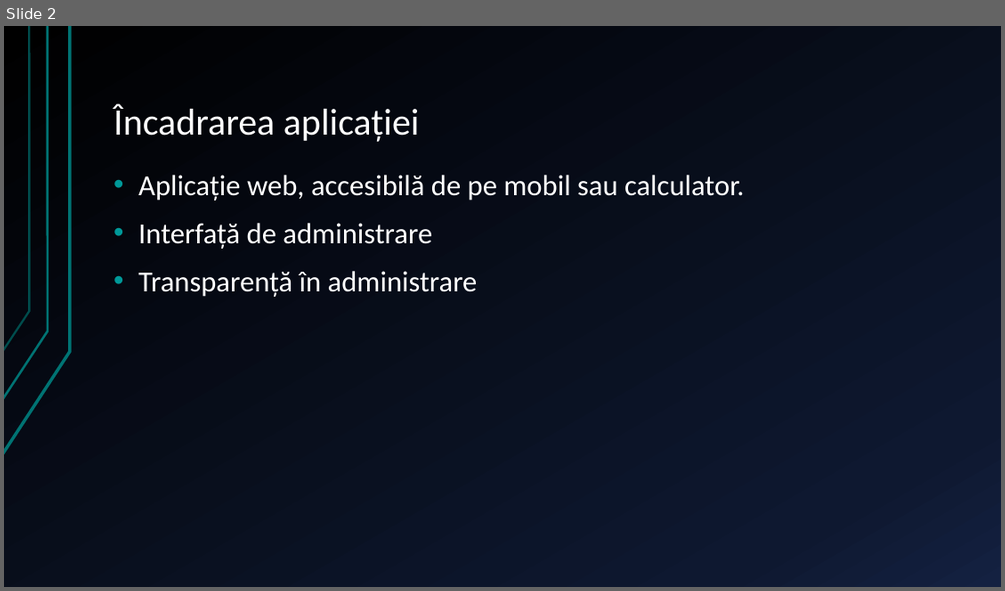
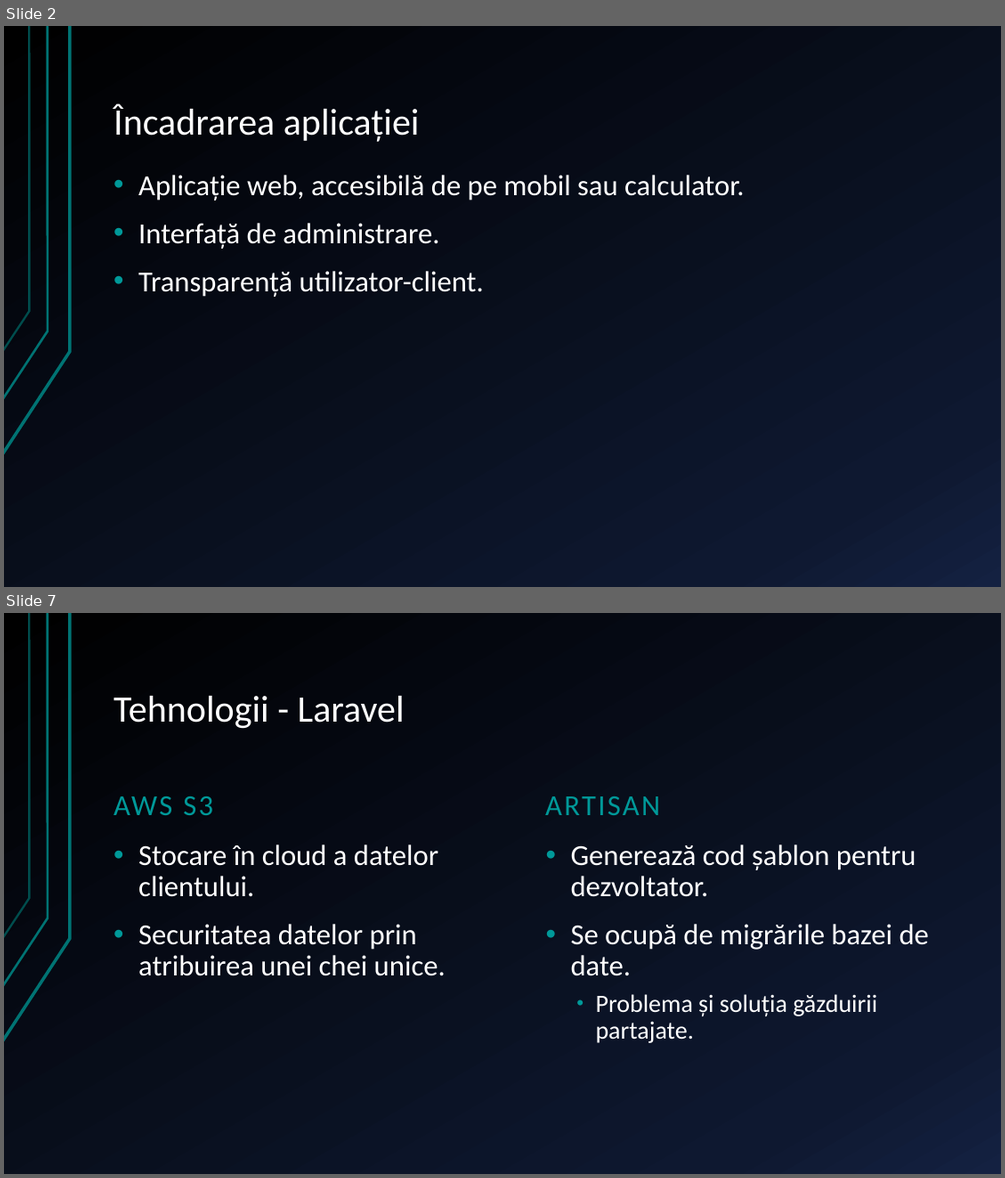
Before and after one commit to xiodine32/licenta_unibuc, a slide deck: prezentare.pptx. Shown one above the other, each under a label of ours: slide 2 before the commit, slides 2 and 7 after it; the slides between them are not shown. The pictures are 1005x591 and 1005x1178 pixels, drawn with LibreOffice and Linux fonts; fonts in the diff are those of the drawing. Boxes give left, top, right and bottom in pixels: in the first picture for what was removed or moved away, otherwise in the second. Text is boxed around its words. In the diff, an @@ line names an element or a change of style, - is before the commit and + after.

```diff
--- a/prezentare.pptx
+++ b/prezentare.pptx
@@ slide 7 added at (x1=4, y1=613, x2=1001, y2=1174), background gradient #000000 to #0F1931 to #142242; not listed: 3 template elements that a slide beside it also shows @@
@@ title added at (x1=113, y1=696, x2=404, y2=729), 36 pt, text #FFFFFF @@
+Tehnologii - Laravel
@@ text added at (x1=113, y1=796, x2=213, y2=815), 28 pt, text #009999 @@
+AWS S3
@@ text added at (x1=545, y1=796, x2=660, y2=815), 28 pt, text #009999 @@
+ARTISAN
@@ text added at (x1=138, y1=844, x2=445, y2=976), 28 pt, text #FFFFFF @@
+• Stocare în cloud a datelor clientului.
+• Securitatea datelor prin atribuirea unei chei unice.
@@ text added at (x1=571, y1=844, x2=929, y2=1043), 28 pt, text #FFFFFF @@
+• Generează cod șablon pentru dezvoltator.
+• Se ocupă de migrările bazei de date.
+  • Problema și soluția găzduirii partajate.
@@ slide 2 changed as well @@
@@ text at (x1=138, y1=223, x2=484, y2=297): text changed @@
-• Interfață de administrare
-• Transparență în administrare
+• Interfață de administrare.
+• Transparență utilizator-client.
```
Also in this commit, not shown: 1 other slide changed, 9 other slides added, 9 slides removed, 1 other file.
